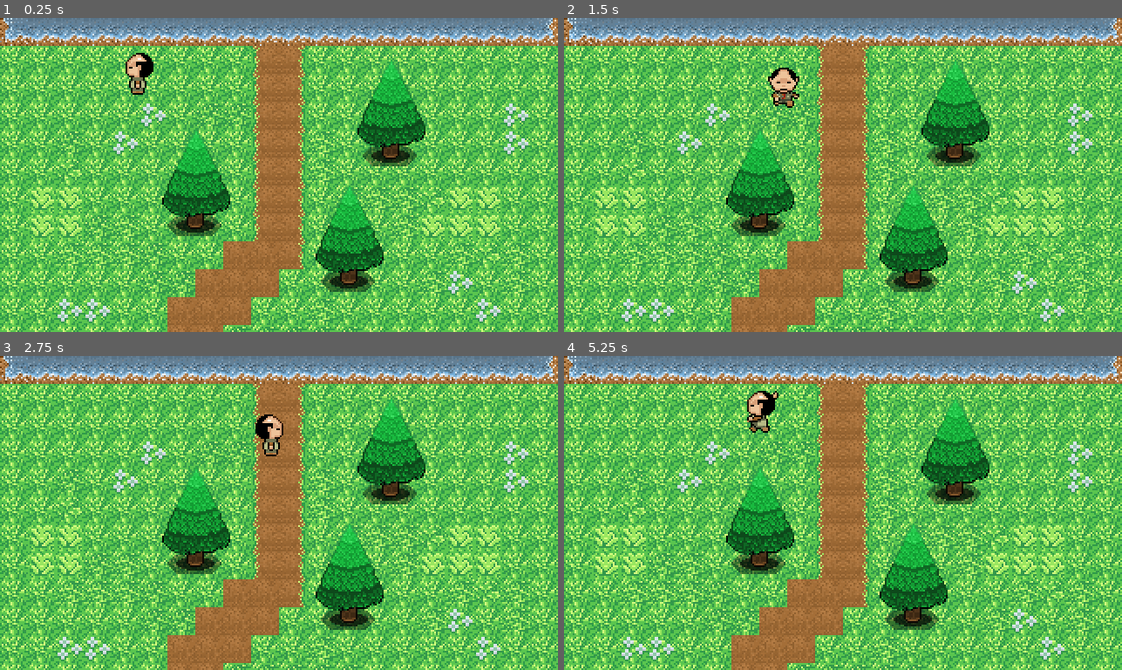
Above: before the commit, frames 1-4 (two rows, left to right).
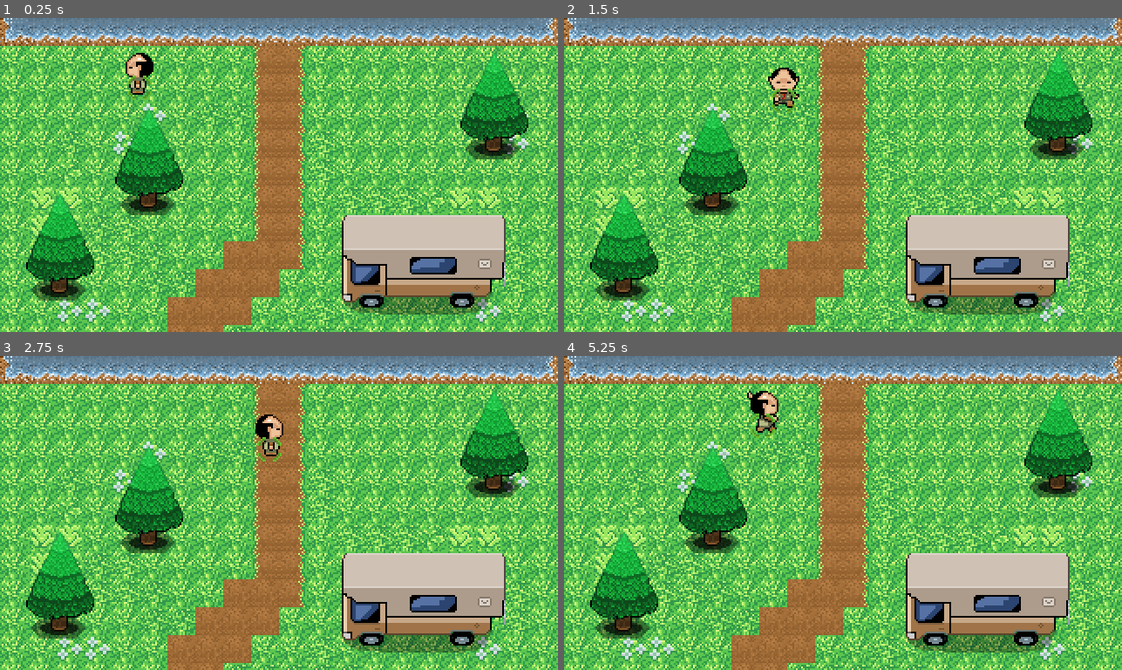
Above: after the commit, the same moments.

Repository: humphriesa02/Lake-of-Dreams
Game: Godot game, scene res://Scenes/world.tscn
The game is run twice, just before and just after one commit, with the same random seed, the same clock (stepped at 60 frames per second) and the same inputs.
Inputs (mouse positions are in pixels of both pictures, inside the frame that each line leads up to):
- Up to frame 1 (0.25 s): no input
- Up to frame 2 (1.5 s): tap Enter at 0.5 s; move the mouse to (965, 159) at 0.52 s; hold D (right) 0.53-1.28 s; click (965, 159) at 0.6 s; right-click (965, 159) at 0.8 s; move the mouse to (731, 190) at 1.27 s; hold S (down) from 1.28 s (still down); right-click (731, 190) at 1.35 s
- Up to frame 3 (2.75 s): click (167, 528) at 1.55 s; tap Space at 2 s; move the mouse to (334, 443) at 2.02 s; release S (down) at 2.03 s; hold D (right) from 2.03 s (still down); click (334, 443) at 2.1 s; right-click (334, 443) at 2.3 s
- Up to frame 4 (5.25 s): move the mouse to (815, 575) at 2.77 s; release D (right) at 2.78 s; hold W (up) 2.78-3.53 s; right-click (815, 575) at 2.85 s; click (815, 575) at 3.05 s; tap Enter at 3.5 s; move the mouse to (1010, 560) at 3.52 s; hold A (left) 3.53-5.03 s; click (1010, 560) at 3.6 s; right-click (1010, 560) at 3.8 s; move the mouse to (675, 465) at 4.27 s; right-click (675, 465) at 4.35 s; click (675, 465) at 4.55 s; tap Space at 5 s; move the mouse to (870, 513) at 5.02 s; hold S (down) from 5.03 s (still down); click (870, 513) at 5.1 s

The runs differ from the first frame. In frame 1, 22% of the frame differs, in the area x 4-95%, y 11-95%; in frame 2, 22%; in frame 3, 22%; in frame 4, 23%.
Error after the commit: Parse Error: Expected closing ")" after call arguments. (res://Scripts/MouseCursor.gd:12)

Commit message:
Added some stuff

Diff:
--- a/Scenes/Player/player.tscn
+++ b/Scenes/Player/player.tscn
@@ -1,10 +1,12 @@
-[gd_scene load_steps=43 format=3 uid="uid://d26eep3g6xo6s"]
+[gd_scene load_steps=48 format=3 uid="uid://csdda4q2v64ok"]
 
 [ext_resource type="Script" path="res://Scripts/Player.gd" id="1_u7kjl"]
 [ext_resource type="Texture2D" uid="uid://bq80tlscg23ur" path="res://Art/Player/PlayerTileset.png" id="2_hem87"]
 [ext_resource type="Script" path="res://Scripts/StateMachine/StateMachine.gd" id="3_tcy6g"]
-[ext_resource type="Script" path="res://Scripts/StateMachine/Movement.gd" id="4_bkt7o"]
-[ext_resource type="Script" path="res://Scripts/StateMachine/Fishing.gd" id="5_6q4vh"]
+[ext_resource type="Script" path="res://Scripts/StateMachine/PlayerMovementState.gd" id="4_82s4b"]
+[ext_resource type="Script" path="res://Scripts/StateMachine/PlayerFishingState.gd" id="5_owoq7"]
+[ext_resource type="Texture2D" uid="uid://dnt5spqthbhm2" path="res://Art/Fishing/Indicator-Sheet.png" id="6_uh8c4"]
+[ext_resource type="Script" path="res://Scripts/MouseCursor.gd" id="7_lmtk4"]
 
 [sub_resource type="CapsuleShape2D" id="CapsuleShape2D_5je5t"]
 radius = 6.0
@@ -17,7 +19,7 @@
 tracks/0/type = "value"
 tracks/0/imported = false
 tracks/0/enabled = true
-tracks/0/path = NodePath("Sprite2D:frame")
+tracks/0/path = NodePath("PlayerSprite:frame")
 tracks/0/interp = 1
 tracks/0/loop_wrap = true
 tracks/0/keys = {
@@ -34,7 +36,7 @@
 tracks/0/type = "value"
 tracks/0/imported = false
 tracks/0/enabled = true
-tracks/0/path = NodePath("Sprite2D:frame")
+tracks/0/path = NodePath("PlayerSprite:frame")
 tracks/0/interp = 1
 tracks/0/loop_wrap = true
 tracks/0/keys = {
@@ -50,7 +52,7 @@
 tracks/0/type = "value"
 tracks/0/imported = false
 tracks/0/enabled = true
-tracks/0/path = NodePath("Sprite2D:frame")
+tracks/0/path = NodePath("PlayerSprite:frame")
 tracks/0/interp = 1
 tracks/0/loop_wrap = true
 tracks/0/keys = {
@@ -67,7 +69,7 @@
 tracks/0/type = "value"
 tracks/0/imported = false
 tracks/0/enabled = true
-tracks/0/path = NodePath("Sprite2D:frame")
+tracks/0/path = NodePath("PlayerSprite:frame")
 tracks/0/interp = 1
 tracks/0/loop_wrap = true
 tracks/0/keys = {
@@ -84,7 +86,7 @@
 tracks/0/type = "value"
 tracks/0/imported = false
 tracks/0/enabled = true
-tracks/0/path = NodePath("Sprite2D:frame")
+tracks/0/path = NodePath("PlayerSprite:frame")
 tracks/0/interp = 1
 tracks/0/loop_wrap = true
 tracks/0/keys = {
@@ -101,7 +103,7 @@
 tracks/0/type = "value"
 tracks/0/imported = false
 tracks/0/enabled = true
-tracks/0/path = NodePath("Sprite2D:frame")
+tracks/0/path = NodePath("PlayerSprite:frame")
 tracks/0/interp = 1
 tracks/0/loop_wrap = true
 tracks/0/keys = {
@@ -118,7 +120,7 @@
 tracks/0/type = "value"
 tracks/0/imported = false
 tracks/0/enabled = true
-tracks/0/path = NodePath("Sprite2D:frame")
+tracks/0/path = NodePath("PlayerSprite:frame")
 tracks/0/interp = 1
 tracks/0/loop_wrap = true
 tracks/0/keys = {
@@ -135,7 +137,7 @@
 tracks/0/type = "value"
 tracks/0/imported = false
 tracks/0/enabled = true
-tracks/0/path = NodePath("Sprite2D:frame")
+tracks/0/path = NodePath("PlayerSprite:frame")
 tracks/0/interp = 1
 tracks/0/loop_wrap = true
 tracks/0/keys = {
@@ -150,7 +152,7 @@
 tracks/0/type = "value"
 tracks/0/imported = false
 tracks/0/enabled = true
-tracks/0/path = NodePath("Sprite2D:frame")
+tracks/0/path = NodePath("PlayerSprite:frame")
 tracks/0/interp = 1
 tracks/0/loop_wrap = true
 tracks/0/keys = {
@@ -167,7 +169,7 @@
 tracks/0/type = "value"
 tracks/0/imported = false
 tracks/0/enabled = true
-tracks/0/path = NodePath("Sprite2D:frame")
+tracks/0/path = NodePath("PlayerSprite:frame")
 tracks/0/interp = 1
 tracks/0/loop_wrap = true
 tracks/0/keys = {
@@ -184,7 +186,7 @@
 tracks/0/type = "value"
 tracks/0/imported = false
 tracks/0/enabled = true
-tracks/0/path = NodePath("Sprite2D:frame")
+tracks/0/path = NodePath("PlayerSprite:frame")
 tracks/0/interp = 1
 tracks/0/loop_wrap = true
 tracks/0/keys = {
@@ -201,7 +203,7 @@
 tracks/0/type = "value"
 tracks/0/imported = false
 tracks/0/enabled = true
-tracks/0/path = NodePath("Sprite2D:frame")
+tracks/0/path = NodePath("PlayerSprite:frame")
 tracks/0/interp = 1
 tracks/0/loop_wrap = true
 tracks/0/keys = {
@@ -218,7 +220,7 @@
 tracks/0/type = "value"
 tracks/0/imported = false
 tracks/0/enabled = true
-tracks/0/path = NodePath("Sprite2D:frame")
+tracks/0/path = NodePath("PlayerSprite:frame")
 tracks/0/interp = 1
 tracks/0/loop_wrap = true
 tracks/0/keys = {
@@ -344,10 +346,32 @@
 
 [sub_resource type="AnimationNodeStateMachinePlayback" id="AnimationNodeStateMachinePlayback_8r74r"]
 
+[sub_resource type="AtlasTexture" id="AtlasTexture_064oq"]
+atlas = ExtResource("6_uh8c4")
+region = Rect2(0, 0, 16, 16)
+
+[sub_resource type="AtlasTexture" id="AtlasTexture_5hc5v"]
+atlas = ExtResource("6_uh8c4")
+region = Rect2(16, 0, 16, 16)
+
+[sub_resource type="SpriteFrames" id="SpriteFrames_5j862"]
+animations = [{
+"frames": [{
+"duration": 1.0,
+"texture": SubResource("AtlasTexture_064oq")
+}, {
+"duration": 1.0,
+"texture": SubResource("AtlasTexture_5hc5v")
+}],
+"loop": true,
+"name": &"default",
+"speed": 5.0
+}]
+
 [node name="Player" type="CharacterBody2D"]
 script = ExtResource("1_u7kjl")
 
-[node name="Sprite2D" type="Sprite2D" parent="."]
+[node name="PlayerSprite" type="Sprite2D" parent="."]
 position = Vector2(0, -8)
 texture = ExtResource("2_hem87")
 hframes = 8
@@ -368,16 +392,22 @@
 anim_player = NodePath("../AnimationPlayer")
 active = true
 parameters/playback = SubResource("AnimationNodeStateMachinePlayback_8r74r")
-parameters/Fishing/blend_position = Vector2(0.012, -0.042)
+parameters/Fishing/blend_position = Vector2(0.5, 30)
 parameters/Idle/blend_position = Vector2(0, 0)
 parameters/Walk/blend_position = Vector2(0, 0)
 
 [node name="StateMachine" type="Node" parent="."]
 script = ExtResource("3_tcy6g")
-initial_state = NodePath("Movement")
-
-[node name="Movement" type="Node" parent="StateMachine"]
-script = ExtResource("4_bkt7o")
-
-[node name="Fishing" type="Node" parent="StateMachine"]
-script = ExtResource("5_6q4vh")
+initial_state = NodePath("PlayerMovementState")
+
+[node name="PlayerMovementState" type="Node" parent="StateMachine"]
+script = ExtResource("4_82s4b")
+
+[node name="PlayerFishingState" type="Node" parent="StateMachine"]
+script = ExtResource("5_owoq7")
+
+[node name="MouseCursor" type="AnimatedSprite2D" parent="."]
+sprite_frames = SubResource("SpriteFrames_5j862")
+frame = 1
+frame_progress = 0.172223
+script = ExtResource("7_lmtk4")
--- /dev/null
+++ b/Scenes/World/camper.tscn
@@ -0,0 +1,15 @@
+[gd_scene load_steps=3 format=3 uid="uid://ds62rk3f3kw3"]
+
+[ext_resource type="Texture2D" uid="uid://c2r8povkmrisp" path="res://Art/World/TruckCamper 1.png" id="1_6u77x"]
+
+[sub_resource type="RectangleShape2D" id="RectangleShape2D_bhw7k"]
+size = Vector2(94, 38)
+
+[node name="StaticBody2D" type="StaticBody2D"]
+
+[node name="TruckCamper1" type="Sprite2D" parent="."]
+texture = ExtResource("1_6u77x")
+
+[node name="CollisionShape2D" type="CollisionShape2D" parent="."]
+position = Vector2(-1, 14)
+shape = SubResource("RectangleShape2D_bhw7k")
--- a/Scenes/world.tscn
+++ b/Scenes/world.tscn
@@ -1,8 +1,9 @@
-[gd_scene load_steps=6 format=3 uid="uid://cvm6xjd6cntqs"]
+[gd_scene load_steps=7 format=3 uid="uid://cvm6xjd6cntqs"]
 
-[ext_resource type="PackedScene" uid="uid://d26eep3g6xo6s" path="res://Scenes/Player/player.tscn" id="1_3v1fd"]
+[ext_resource type="PackedScene" uid="uid://csdda4q2v64ok" path="res://Scenes/Player/player.tscn" id="1_3v1fd"]
 [ext_resource type="Texture2D" uid="uid://y62dd8hpj1tf" path="res://Art/World/Tileset/LakeOfDreamsTiles.png" id="1_36n24"]
 [ext_resource type="PackedScene" uid="uid://es4kg6uh8rga" path="res://Scenes/World/tree.tscn" id="2_2igtr"]
+[ext_resource type="PackedScene" uid="uid://ds62rk3f3kw3" path="res://Scenes/World/camper.tscn" id="4_2v2dd"]
 
 [sub_resource type="TileSetAtlasSource" id="TileSetAtlasSource_g38vl"]
 texture = ExtResource("1_36n24")
@@ -50,11 +51,18 @@
 [node name="Player" parent="." instance=ExtResource("1_3v1fd")]
 position = Vector2(80, 40)
 
-[node name="Tree" parent="." instance=ExtResource("2_2igtr")]
-position = Vector2(112, 112)
+[node name="Trees" type="Node2D" parent="."]
+y_sort_enabled = true
 
-[node name="Tree2" parent="." instance=ExtResource("2_2igtr")]
-position = Vector2(224, 72)
+[node name="Tree" parent="Trees" instance=ExtResource("2_2igtr")]
+position = Vector2(85, 100)
 
-[node name="Tree3" parent="." instance=ExtResource("2_2igtr")]
-position = Vector2(200, 144)
+[node name="Tree2" parent="Trees" instance=ExtResource("2_2igtr")]
+position = Vector2(283, 68)
+
+[node name="Tree3" parent="Trees" instance=ExtResource("2_2igtr")]
+position = Vector2(34, 149)
+
+[node name="Camper" parent="." instance=ExtResource("4_2v2dd")]
+position = Vector2(244, 126)
+metadata/_edit_group_ = true
--- /dev/null
+++ b/Scripts/MouseCursor.gd
@@ -0,0 +1,12 @@
+extends AnimatedSprite2D
+
+
+# Called when the node enters the scene tree for the first time.
+func _ready():
+	pass # Replace with function body.
+
+
+# Called every frame. 'delta' is the elapsed time since the previous frame.
+func _process(delta):
+	Input.set_custom_mouse_cursor(sprite_frames.get_frame_texture(animation, frame), Input.CURSOR_ARROW,
+	Vector2(sprite_frames.get_frame_texture(animation, frame).get_height()/2, sprite_frames.get_frame_texture(animation, frame).get_width()/2)
--- a/Scripts/StateMachine/Fishing.gd
+++ /dev/null
@@ -1,16 +0,0 @@
-extends PlayerState
-
-
-func enter(msg := {}) -> void:
-	player.animation_state.travel("Fishing")
-
-func handle_input(_event: InputEvent) -> void:
-	# Grab input from our registered input maps
-	#player.input_direction = Input.get_vector("left", "right", "up", "down").normalized()
-	if Input.is_action_just_pressed("alt_action"):
-		state_machine.transition_to("Movement")
-
-func physics_update(delta: float) -> void:
-	print(get_viewport().get_mouse_position().normalized() - player.position.normalized())
-	player.animation_tree.set("parameters/Fishing/blend_position", get_viewport().get_mouse_position().normalized() - player.position.normalized())
-	pass
--- /dev/null
+++ b/Scripts/StateMachine/PlayerFishingState.gd
@@ -0,0 +1,24 @@
+extends PlayerState
+
+
+func enter(msg := {}) -> void:
+	player.animation_state.travel("Fishing")
+
+func handle_input(_event: InputEvent) -> void:
+	# Grab input from our registered input maps
+	#player.input_direction = Input.get_vector("left", "right", "up", "down").normalized()
+	if Input.is_action_just_pressed("alt_action"):
+		state_machine.transition_to("PlayerMovementState")
+
+func update(delta: float) -> void:
+	if abs(get_viewport().get_mouse_position().x - player.position.x) > abs( get_viewport().get_mouse_position().y - player.position.y): # X is farther
+		if get_viewport().get_mouse_position().x >  player.position.x:
+			player.animation_tree.set("parameters/Fishing/blend_position", Vector2(1, 0))
+		elif get_viewport().get_mouse_position().x <  player.position.x:
+			player.animation_tree.set("parameters/Fishing/blend_position", Vector2(-1, 0))
+	else:
+		if get_viewport().get_mouse_position().y >  player.position.y:
+			player.animation_tree.set("parameters/Fishing/blend_position", Vector2(0, 1.1))
+		elif get_viewport().get_mouse_position().y <  player.position.y:
+			player.animation_tree.set("parameters/Fishing/blend_position", Vector2(0, -1.1))
+	pass
--- a/Scripts/StateMachine/Movement.gd
+++ b/Scripts/StateMachine/PlayerMovementState.gd
@@ -9,9 +9,9 @@
 	# Grab input from our registered input maps
 	player.input_direction = Input.get_vector("left", "right", "up", "down").normalized()
 	if Input.is_action_just_pressed("action"):
-		state_machine.transition_to("Fishing")
+		state_machine.transition_to("PlayerFishingState")
 
-func physics_update(delta: float) -> void:
+func update(delta: float) -> void:
 	# If we have input
 	if player.input_direction != Vector2.ZERO:
 		player.animation_tree.set("parameters/Idle/blend_position", player.input_direction)
Binary file added: Art/Fishing/Carp_2_nikka_edit.png
Not shown, added: Art/Fishing/Carp_2_nikka_edit.png.import
Binary file added: Art/Fishing/Fishoutline.png
Not shown, added: Art/Fishing/Fishoutline.png.import
Binary file added: Art/Fishing/Indicator-Sheet.png
Not shown, added: Art/Fishing/Indicator-Sheet.png.import
Binary file added: Art/Fishing/wood_3.png
Not shown, added: Art/Fishing/wood_3.png.import
Binary file added: Art/World/TruckCamper 1.png
Not shown, added: Art/World/TruckCamper 1.png.import
